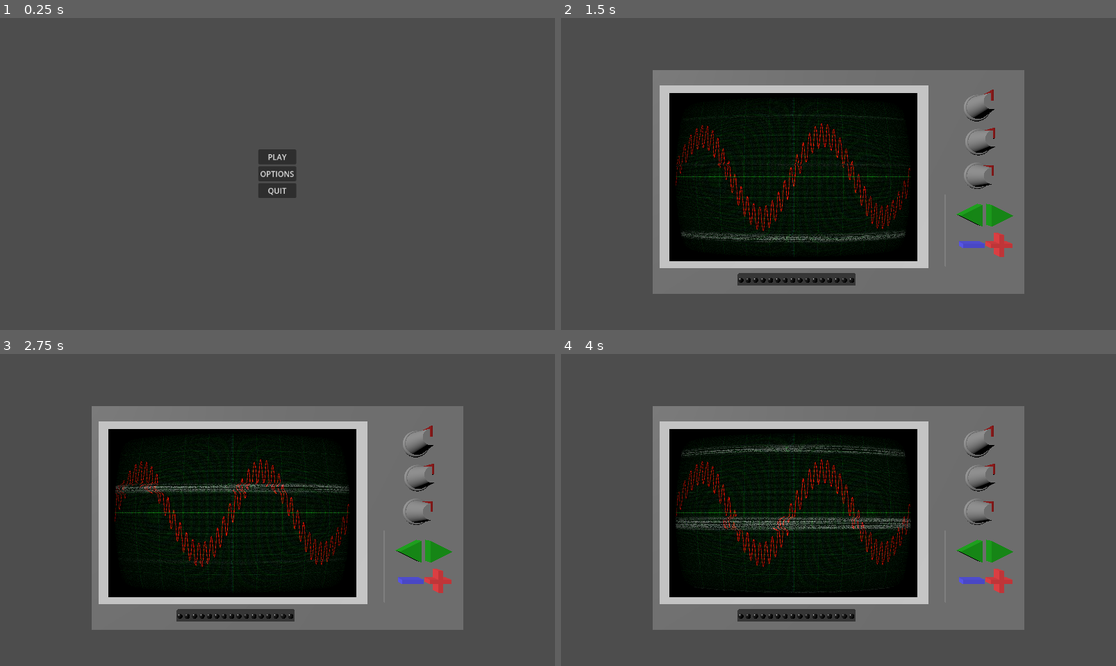
Above: before the commit, frames 1-4 (two rows, left to right).
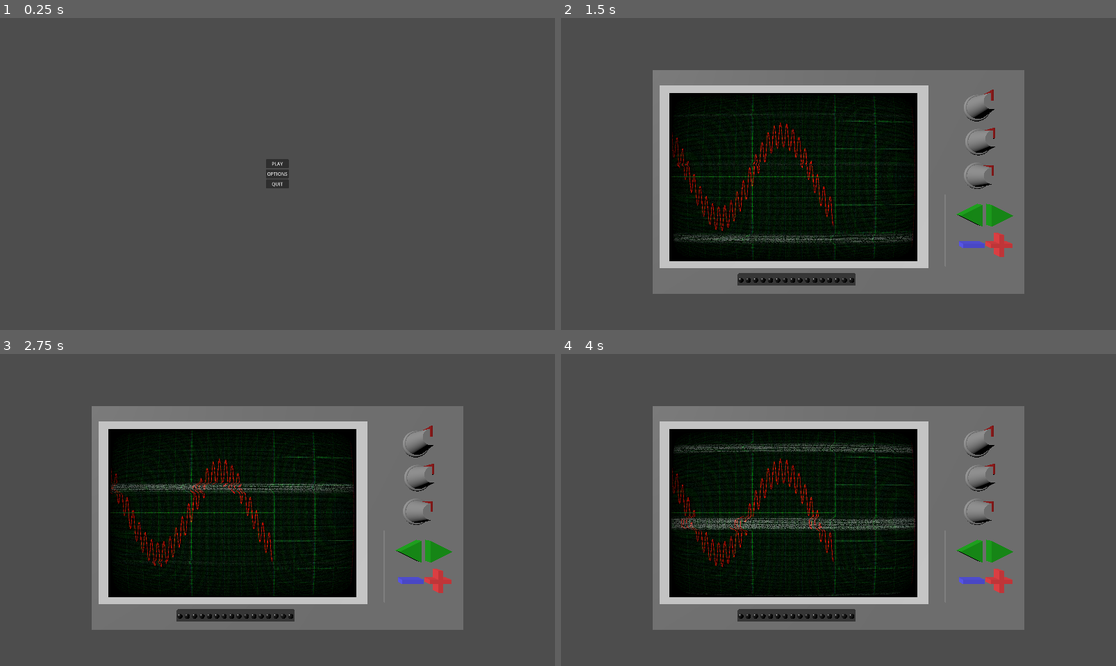
Above: after the commit, the same moments.

Repository: AirJamStudios/interference
Game: Godot game, scene res://scenes/main_menu.tscn
Same seed, same stepped clock (60 frames per second), same inputs: the game is played once before the commit and once after it.
Inputs (mouse positions are in pixels of both pictures, inside the frame that each line leads up to):
- Up to frame 1 (0.25 s): no input
- Up to frame 2 (1.5 s): click "PLAY" at 0.5 s; tap Enter (ui_accept) at 1.25 s; move the mouse to (960, 158) at 1.27 s; click (960, 158) at 1.42 s
- Up to frame 3 (2.75 s): tap Enter (ui_accept) at 1.52 s; drag from (166, 525) to (249, 572) at 2.02 s
- Up to frame 4 (4 s): move the mouse to (894, 441) at 2.77 s; click (894, 441) at 2.92 s; drag from (810, 572) to (672, 463) at 3.52 s

The runs differ from the first frame. In frame 1, 0.7% of the frame differs, in the area x 46-54%, y 42-58%; in frame 2, 3.5%; in frame 3, 3.3%; in frame 4, 4.3%, in the area x 19-64%, y 24-78%.

Commit message:
3 subplots added

Diff:
--- a/project.godot
+++ b/project.godot
@@ -25,6 +25,11 @@
 OptionsManager="*uid://q771d2if8q8r"
 GameManager="*uid://brf7iktp2hbsg"
 
+[display]
+
+window/size/viewport_width=1920
+window/size/viewport_height=1080
+
 [physics]
 
 3d/physics_engine="Jolt Physics"
--- a/scenes/oscilloscope.tscn
+++ b/scenes/oscilloscope.tscn
@@ -8,6 +8,7 @@
 [ext_resource type="PackedScene" uid="uid://8ohy674clkp2" path="res://scenes/wave_selection_panel.tscn" id="2_k27eh"]
 [ext_resource type="Script" uid="uid://beejw2fpc7b4o" path="res://scripts/signal/wave_plotter.gd" id="3_32ph5"]
 [ext_resource type="PackedScene" uid="uid://d31js5jkqq3vi" path="res://scenes/progress_bar.tscn" id="9_w04ya"]
+[ext_resource type="PackedScene" path="res://scenes/sub_wave_panel.tscn" id="10_subwv"]
 
 [sub_resource type="BoxMesh" id="BoxMesh_anpke"]
 size = Vector3(3, 1.35, 2.25)
@@ -65,8 +66,8 @@
 render_target_update_mode = 4
 
 [node name="plotter_panel" type="Panel" parent="sub_viewport" unique_id=825170084]
-anchors_preset = 15
-anchor_right = 1.0
+clip_contents = true
+anchor_right = 0.6667
 anchor_bottom = 1.0
 grow_horizontal = 2
 grow_vertical = 2
@@ -85,9 +86,12 @@
 [node name="enemy_wave_plotter" type="Line2D" parent="sub_viewport/plotter_panel" unique_id=1325866320]
 script = ExtResource("3_32ph5")
 wave_color = Color(1, 0, 0, 1)
+t_min = -6.667
+t_max = 6.667
 
-[node name="user_wave" type="Node2D" parent="sub_viewport/plotter_panel" unique_id=501270090 node_paths=PackedStringArray("wave_plotter_user", "enemy", "progress_bar", "wave_selection_panel")]
+[node name="user_wave" type="Node2D" parent="sub_viewport/plotter_panel" unique_id=501270090 node_paths=PackedStringArray("wave_plotter_user", "enemy", "progress_bar", "wave_selection_panel", "sub_plotters")]
 script = ExtResource("2_7hroh")
+sub_plotters = [NodePath("../../sub_plots/sub_wave_panel_0/plotter"), NodePath("../../sub_plots/sub_wave_panel_1/plotter"), NodePath("../../sub_plots/sub_wave_panel_2/plotter")]
 wave_plotter_user = NodePath("../user_wave_plotter")
 enemy = NodePath("../enemy_wave")
 progress_bar = NodePath("../../../progress_bar")
@@ -95,6 +99,25 @@
 
 [node name="user_wave_plotter" type="Line2D" parent="sub_viewport/plotter_panel" unique_id=40412895]
 script = ExtResource("3_32ph5")
+t_min = -6.667
+t_max = 6.667
+
+[node name="sub_plots" type="VBoxContainer" parent="sub_viewport"]
+anchor_left = 0.6667
+anchor_right = 1.0
+anchor_bottom = 1.0
+grow_horizontal = 0
+grow_vertical = 2
+theme_override_constants/separation = 0
+
+[node name="sub_wave_panel_0" parent="sub_viewport/sub_plots" instance=ExtResource("10_subwv")]
+layout_mode = 2
+
+[node name="sub_wave_panel_1" parent="sub_viewport/sub_plots" instance=ExtResource("10_subwv")]
+layout_mode = 2
+
+[node name="sub_wave_panel_2" parent="sub_viewport/sub_plots" instance=ExtResource("10_subwv")]
+layout_mode = 2
 
 [node name="progress_bar" parent="." unique_id=572663055 instance=ExtResource("9_w04ya")]
 transform = Transform3D(1, 0, 0, 0, 1, 0, 0, 0, 1, 1.5148922, -0.3891083, 0.24976555)
--- /dev/null
+++ b/scenes/sub_wave_panel.tscn
@@ -0,0 +1,31 @@
+[gd_scene format=3]
+
+[ext_resource type="Script" uid="uid://4fgxuwm2kadt" path="res://scripts/signal/grid.gd" id="1_grid"]
+[ext_resource type="Script" uid="uid://beejw2fpc7b4o" path="res://scripts/signal/wave_plotter.gd" id="2_plot"]
+
+[sub_resource type="StyleBoxFlat" id="StyleBoxFlat_sub"]
+bg_color = Color(0.019607844, 0.078431375, 0.03137255, 1)
+border_width_left = 2
+border_width_top = 1
+border_width_bottom = 1
+border_color = Color(0.09803922, 0.36862746, 0.14901961, 1)
+
+[node name="sub_wave_panel" type="Panel"]
+clip_contents = true
+size_flags_vertical = 3
+theme_override_styles/panel = SubResource("StyleBoxFlat_sub")
+
+[node name="grid" type="Control" parent="."]
+anchors_preset = 15
+anchor_right = 1.0
+anchor_bottom = 1.0
+grow_horizontal = 2
+grow_vertical = 2
+mouse_filter = 2
+script = ExtResource("1_grid")
+columns = 4
+rows = 4
+
+[node name="plotter" type="Line2D" parent="."]
+script = ExtResource("2_plot")
+line_thickness = 1.0
--- a/scripts/signal/wave_plotter.gd
+++ b/scripts/signal/wave_plotter.gd
@@ -6,23 +6,26 @@
 @export_group("Wave Aspect")
 @export var wave_color: Color = Color.html("#33FF33")
 @export var line_thickness: float = 1.5
+@export_range(0.0, 1.0) var dim_amount: float = 0.6
 
 @export_group("Time Domain")
 @export var t_min: float = -10.0
 @export var t_max: float = 10.0
 @export var dt: float = 0.05
 
+var _dimmed: bool = false
+
 func _ready() -> void:
-	#Temporary color for wave
 	width = line_thickness
-	default_color = wave_color
+	set_dimmed(_dimmed)
 	position = Vector2.ZERO
 
 
 #Plot total wave
 func redraw_plot() -> void:
+	# Clear first so a removed wave also disappears from the screen
+	clear_points()
 	if not wave: return
-	clear_points()
 	var panel_size: Vector2 = get_parent().size
 
 	var t = t_min
@@ -32,7 +35,6 @@
 		var percentage = (t - t_min) / (t_max - t_min)
 		var x_pixel = percentage * panel_size.x
 
-		# 0.5 so that when wave has amplitude of 1.0 it fills screen
 		var amplitude_scale = panel_size.y * 0.5
 		var y_pixel = (panel_size.y / 2.0) - (y * amplitude_scale)
 
@@ -42,3 +44,8 @@
 
 func set_wave(wave_in: Wave) -> void:
 	wave = wave_in
+
+
+func set_dimmed(dimmed: bool) -> void:
+	_dimmed = dimmed
+	default_color = wave_color.darkened(dim_amount) if dimmed else wave_color
--- a/scripts/signal/wave_user.gd
+++ b/scripts/signal/wave_user.gd
@@ -5,6 +5,9 @@
 @export var enemy : EnemyWave
 @export var progress_bar : CustomProgressBar
 @export var wave_selection_panel : WaveSelectionPanel
+@export var sub_plotters : Array[WavePlotter] = []
+
+const MAX_WAVES: int = 3
 
 var selected_wave_id: int = 0
 var total_wave: CompositeWave
@@ -18,13 +21,14 @@
 	wave_selection_panel.right_pressed.connect(_right_button_pressed)
 
 	wave_plotter_user.set_wave(total_wave)
-	wave_plotter_user.redraw_plot()
+	_refresh_plots()
 
 func _plus_button_pressed() -> void:
+	if total_wave.waves.size() >= MAX_WAVES:
+		return
 	# TODO: I left this default wave, maybe is not the best default one i dunno
 	total_wave.add_wave(SingleWave.new(1.0, 0.4, 0.0))
 	_select_wave(total_wave.waves.size() - 1)
-	wave_plotter_user.redraw_plot()
 
 func _left_button_pressed() -> void:
 	_select_wave(selected_wave_id - 1)
@@ -37,17 +41,31 @@
 		return
 	total_wave.remove_wave(total_wave.waves[selected_wave_id])
 	_select_wave(selected_wave_id - 1)
-	wave_plotter_user.redraw_plot()
 
 func _select_wave(id: int) -> void:
 	var last_id: int = maxi(total_wave.waves.size() - 1, 0)
 	selected_wave_id = clampi(id, 0, last_id)
 	print("Selected wave: ", selected_wave_id)
+	_refresh_plots()
 
-# Score over the same time window the plotter draws
+# Redraw the composed wave plus every sub wave slot (selected one bright, rest dimmed)
+func _refresh_plots() -> void:
+	wave_plotter_user.redraw_plot()
+	for i in sub_plotters.size():
+		var plotter: WavePlotter = sub_plotters[i]
+		plotter.set_wave(total_wave.get_wave(i))
+		plotter.set_dimmed(i != selected_wave_id)
+		plotter.redraw_plot()
+
+# Only the selected wave changed, so only it and the composed wave need redrawing
+func _refresh_selected_plot() -> void:
+	wave_plotter_user.redraw_plot()
+	if selected_wave_id < sub_plotters.size():
+		sub_plotters[selected_wave_id].redraw_plot()
+
 func _score() -> void:
-	#TODO! unhardcode this
-	var score : float = total_wave.get_accuracy(enemy.total_wave, -10, 10, 0.05)
+	# Adjusted score calculation for the main window screen space
+	var score : float = total_wave.get_accuracy(enemy.total_wave, wave_plotter_user.t_min, wave_plotter_user.t_max, wave_plotter_user.dt)
 	progress_bar.set_score(score)
 	print("SCORE: " ,score )
 
@@ -59,7 +77,7 @@
 	var selected_wave = total_wave.get_wave(selected_wave_id)
 	if selected_wave:
 		selected_wave.amplitude = value
-		wave_plotter_user.redraw_plot()
+		_refresh_selected_plot()
 		print("Amp:" , selected_wave.amplitude)
 		_score()
 
@@ -68,7 +86,7 @@
 	var selected_wave = total_wave.get_wave(selected_wave_id)
 	if selected_wave:
 		selected_wave.frequency = lerpf(0.05, 2.0, value)
-		wave_plotter_user.redraw_plot()
+		_refresh_selected_plot()
 		print("Freq: ", selected_wave.frequency)
 		_score()
 
@@ -77,6 +95,6 @@
 	var selected_wave = total_wave.get_wave(selected_wave_id)
 	if selected_wave:
 		selected_wave.calc_and_set_phase(value)
-		wave_plotter_user.redraw_plot()
+		_refresh_selected_plot()
 		print("Phase: ", selected_wave.phase)
 		_score()
--- a/shaders/crt.gdshader
+++ b/shaders/crt.gdshader
@@ -24,13 +24,13 @@
 
 // Noise settings
 uniform float noise_opacity : hint_range(0.0, 1.0) = 0.4;
-uniform float noise_speed = 5.0;
+uniform float noise_speed = 2.0;
 uniform float static_noise_intensity : hint_range(0.0, 1.0) = 0.06;
 
 // Additional effects
 uniform bool pixelate = true;
 uniform bool discolor = false;
-uniform float warp_amount : hint_range(0.0, 5.0) = 1.0;
+uniform float warp_amount : hint_range(0.0, 5.0) = 0.25;
 uniform float vignette_intensity = 0.4;
 uniform float vignette_opacity : hint_range(0.0, 1.0) = 0.5;
 
